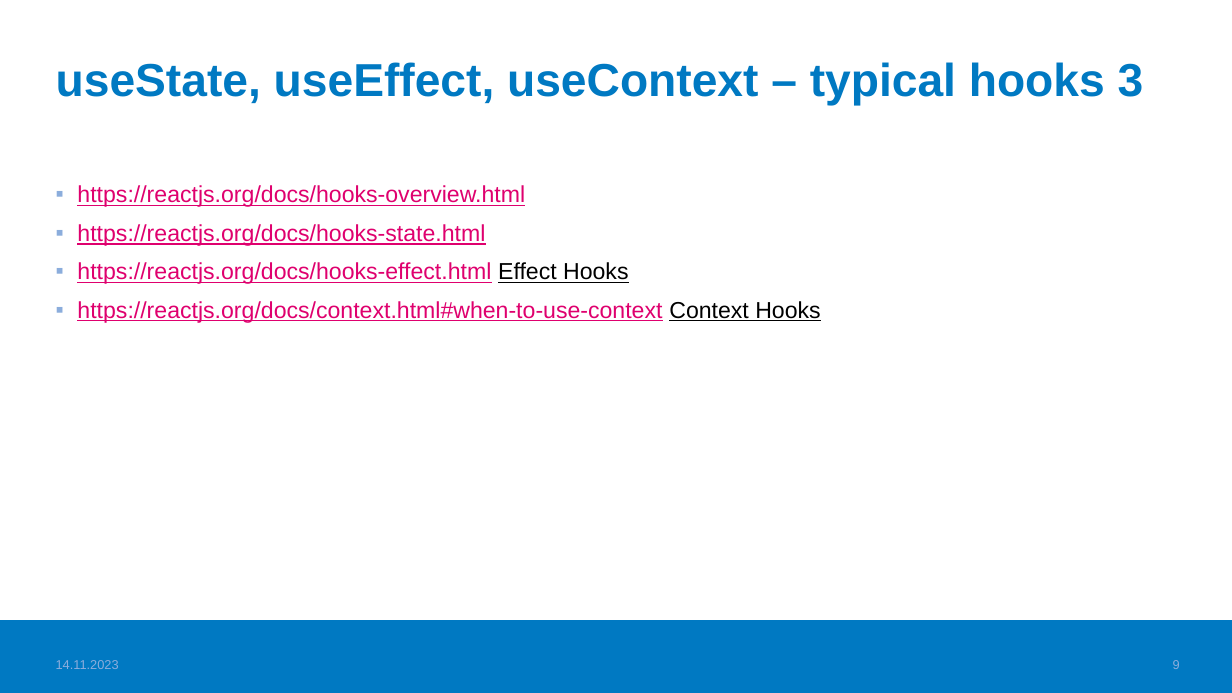
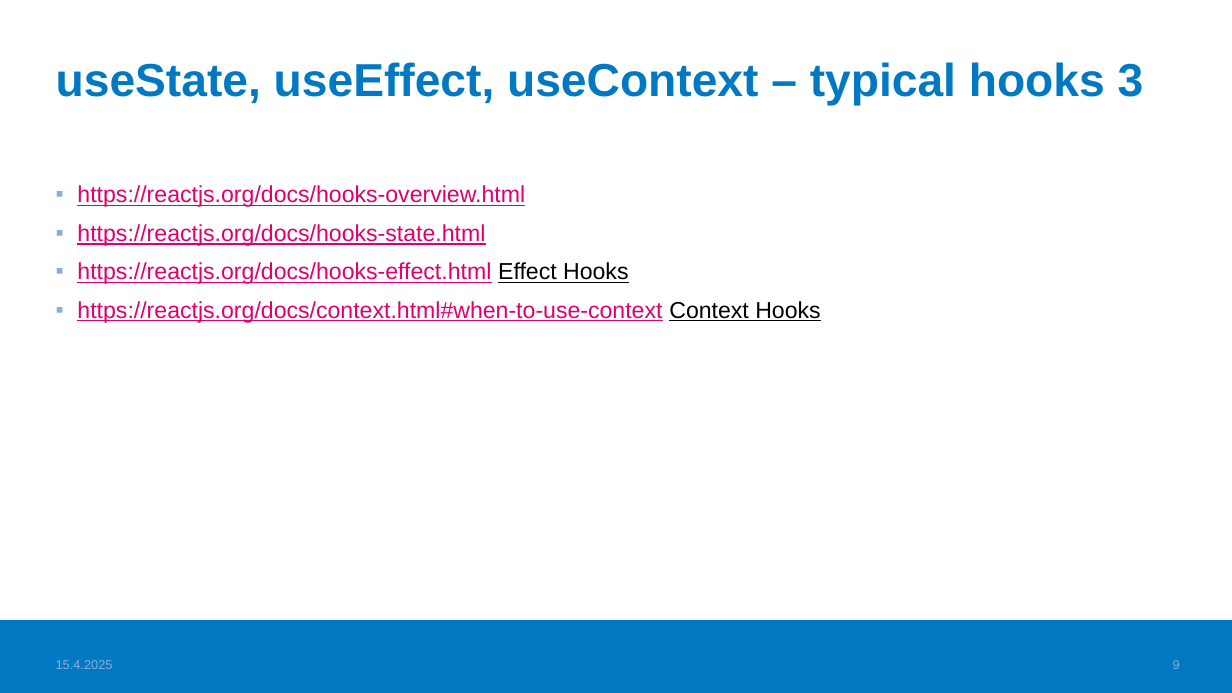
Before and after one commit to valju/docs_frontend_design, a slide deck: slide 9 of FrontendStuff_ForExam.pptx. Drawn at 1232x693 pixels with LibreOffice and Linux fonts; fonts in the diff are those of the drawing; background and template pictures are left out. Boxes give left, top, right and bottom in pixels: in the first picture for what was removed or moved away, otherwise in the second. Text is boxed around its words. In the diff, an @@ line names an element or a change of style, - is before the commit and + after.

```diff
--- a/FrontendStuff_ForExam.pptx
+++ b/FrontendStuff_ForExam.pptx
@@ text at (56,660,113,669): text changed @@
-14.11.2023
+15.4.2025
```
Also in this commit, not shown: 19 other slides changed, 1 other file.
